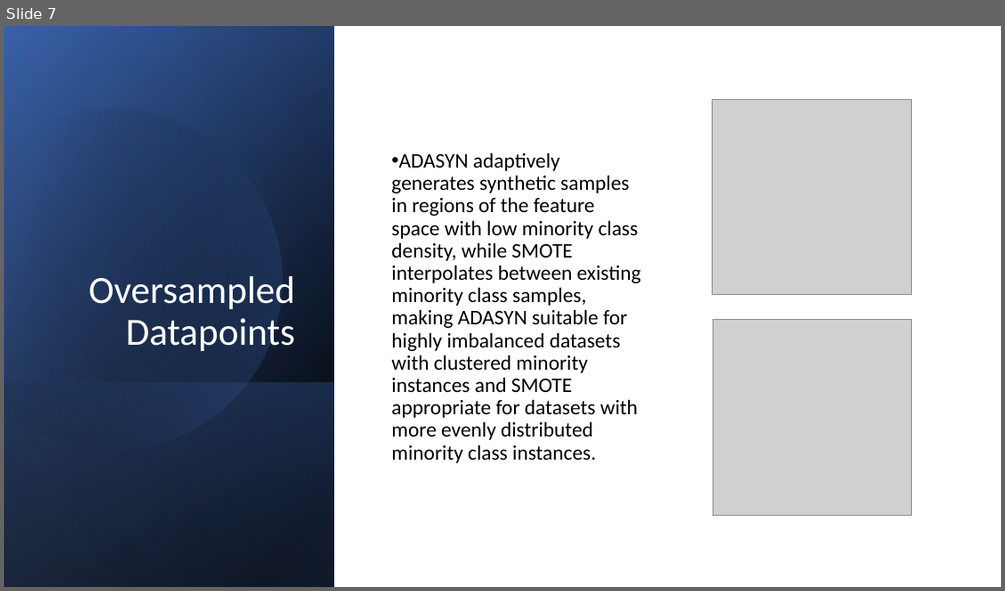
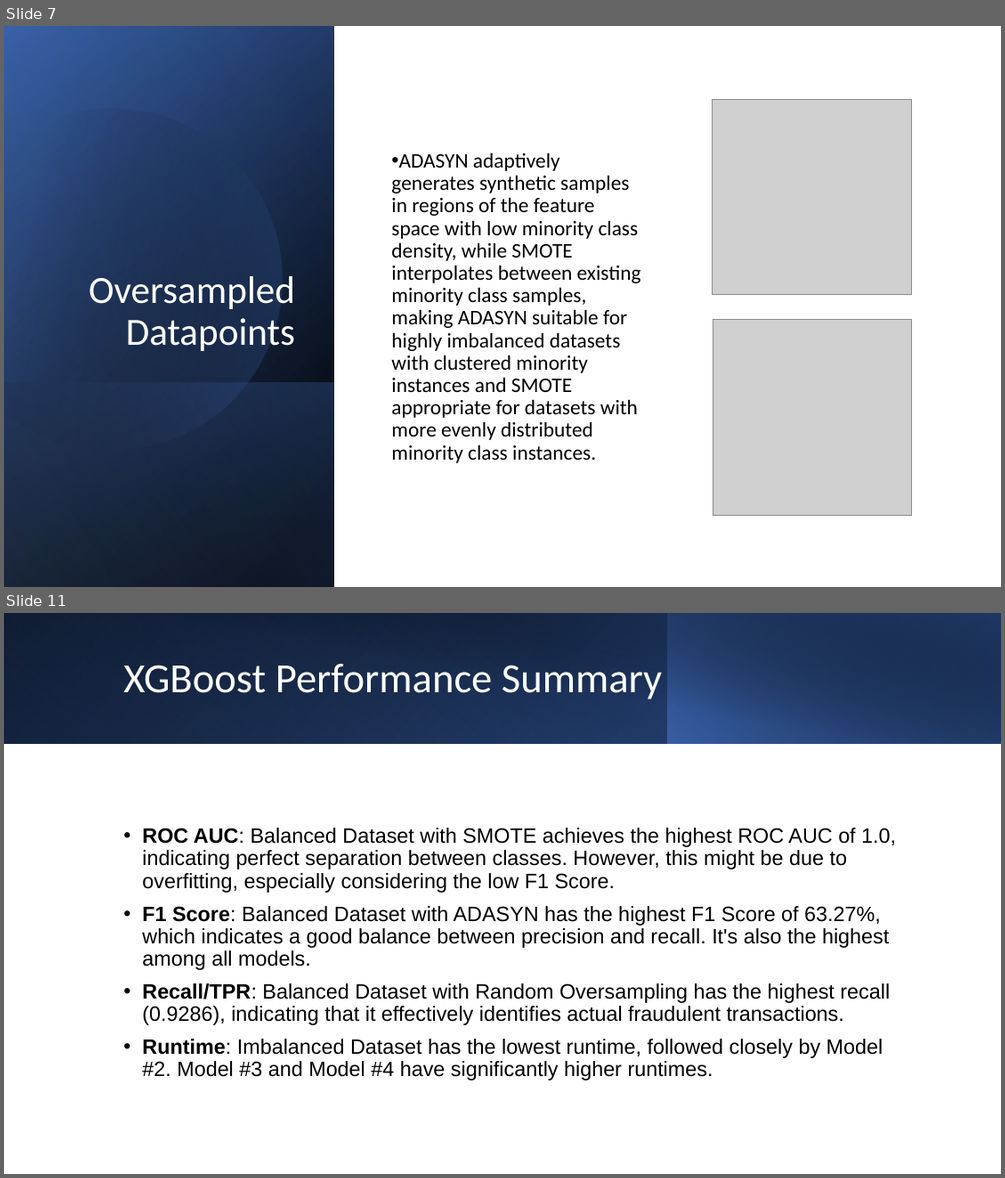
Before and after one commit to jagsrj/Credit_card_fraud_detection_ML, a slide deck: CreditCard_FraudDetection_MachingLearning.pptx. Shown one above the other, each under a label of ours: slide 7 before the commit, slides 7 and 11 after it; the slides between them are not shown. The pictures are 1005x591 and 1005x1178 pixels, drawn with LibreOffice and Linux fonts; fonts in the diff are those of the drawing; grey boxes stand for pictures. Boxes give left, top, right and bottom in pixels: in the first picture for what was removed or moved away, otherwise in the second. Text is boxed around its words. In the diff, an @@ line names an element or a change of style, - is before the commit and + after.

```diff
--- a/CreditCard_FraudDetection_MachingLearning.pptx
+++ b/CreditCard_FraudDetection_MachingLearning.pptx
@@ slide 11 added at <box>4,613,1001,1174</box>, background #FFFFFF @@
@@ rectangle added at <box>4,613,1001,743</box>, fill gradient #000000 to #2F5597 @@
@@ rectangle added at <box>4,613,668,743</box>, fill gradient #4472C4 to #203864 @@
@@ rectangle added at <box>41,613,1001,744</box>, fill gradient #000000 to #203864 @@
@@ rectangle added at <box>667,613,1001,743</box>, fill gradient #4472C4 to #000000 @@
@@ title added at <box>123,664,662,699</box>, 40 pt, text #FFFFFF @@
+XGBoost Performance Summary
@@ text added at <box>142,827,896,1080</box>, 20 pt, text #000000 @@
+• ROC AUC: Balanced Dataset with SMOTE achieves the highest ROC AUC of 1.0, indicating perfect separation between classes. However, this might be due to overfitting, especially considering the low F1 Score.
+• F1 Score: Balanced Dataset with ADASYN has the highest F1 Score of 63.27%, which indicates a good balance between precision and recall. It's also the highest among all models.
+• Recall/TPR: Balanced Dataset with Random Oversampling has the highest recall (0.9286), indicating that it effectively identifies actual fraudulent transactions.
+• Runtime: Imbalanced Dataset has the lowest runtime, followed closely by Model #2. Model #3 and Model #4 have significantly higher runtimes.
```
Also in this commit, not shown: 3 slides changed, 1 other slide added, 2 slides removed, 1 other file.
